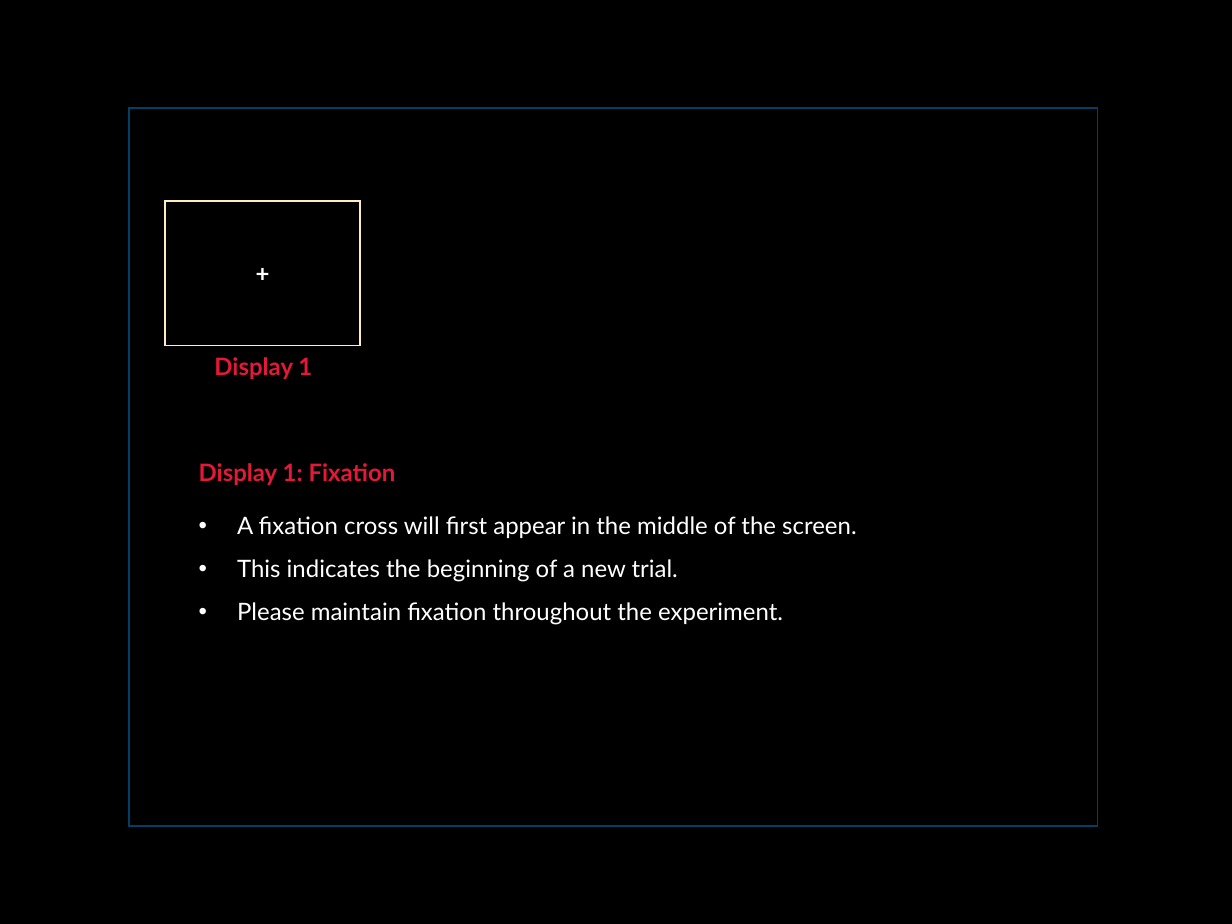
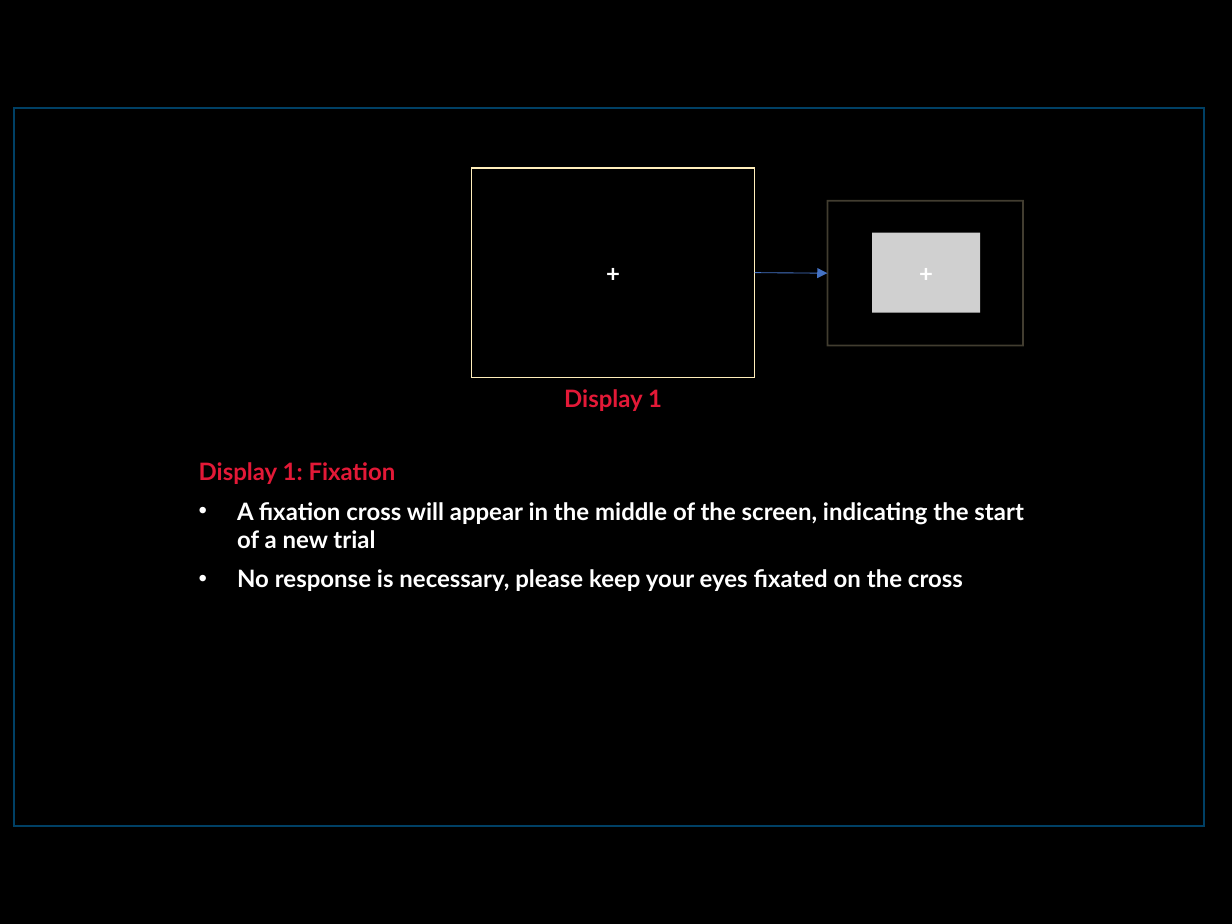
Before and after one commit to josephnah/semantic-scenes_objects_mTurk, a slide deck: slide 2 of static/instructions.pptx (slide 1 before the commit). Drawn at 1232x924 pixels with LibreOffice and Linux fonts; fonts in the diff are those of the drawing; grey boxes stand for pictures. Boxes give left, top, right and bottom in pixels: in the first picture for what was removed or moved away, otherwise in the second. Text is boxed around its words. In the diff, an @@ line names an element or a change of style, - is before the commit and + after.

```diff
--- a/static/instructions.pptx
+++ b/static/instructions.pptx
@@ rectangle: place and size @@
-rectangle at <box>129,108,1098,827</box>
+rectangle at <box>15,108,1205,827</box>
@@ rectangle at <box>15,108,1205,827</box>: fill none to #000000 @@
@@ rectangle added at <box>472,168,755,377</box>, outline #FFEEBB 1 pt, 14 pt, text #FFFFFF, bold @@
++
@@ rectangle removed at <box>165,201,361,346</box> @@
-+
@@ rectangle added at <box>828,201,1024,346</box>, outline #FFEEBB 1 pt, 14 pt, text #FFFFFF, bold @@
++
@@ picture added at <box>872,233,981,313</box>, 14 pt, text #FFFFFF, bold @@
++
@@ arrow added from (755, 272) to (828, 274), #4472C4 0.5 pt @@
@@ text "Display 1": place and size @@
-text "Display 1" at <box>214,357,312,379</box>
+text "Display 1" at <box>564,389,662,411</box>
@@ text at <box>237,502,1024,591</box>: text changed; bold on @@
-• A fixation cross will first appear in the middle of the screen.
-• This indicates the beginning of a new trial.
-• Please maintain fixation throughout the experiment.
+• A fixation cross will appear in the middle of the screen, indicating the start of a new trial
+• No response is necessary, please keep your eyes fixated on the cross
```
Also in this commit, not shown: 3 other slides changed, 3 slides added, 8 slides removed.
